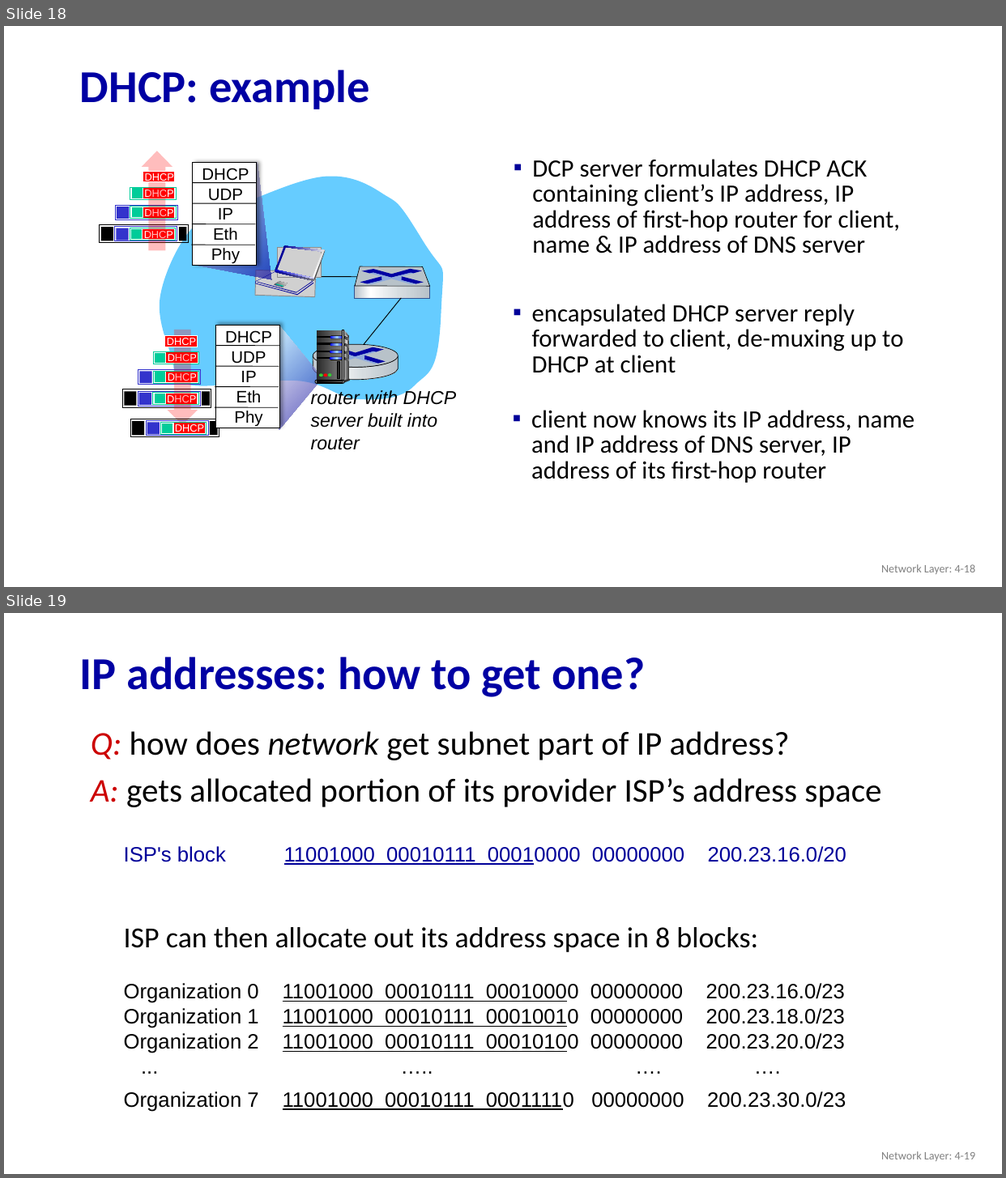
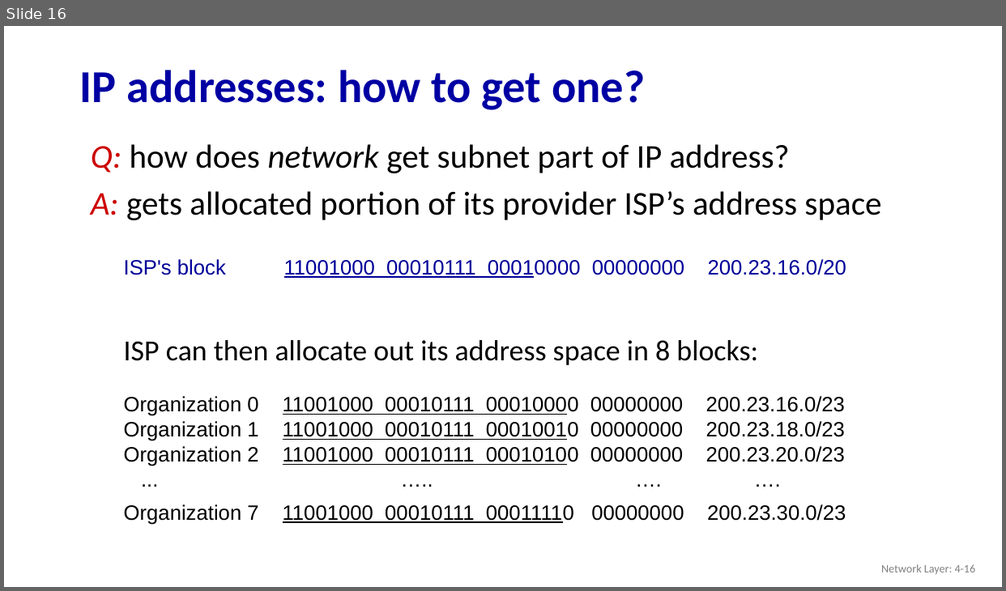
Before and after one commit to guhofstra/CSC175, a slide deck: PPTs/4.3 The Internet Protocol.pptx. Shown one above the other, each under a label of ours: slides 18 and 19 before the commit, slide 16 after it. The pictures are 1006x1178 and 1006x591 pixels, drawn with LibreOffice and Linux fonts; fonts in the diff are those of the drawing; grey boxes stand for pictures. Boxes give left, top, right and bottom in pixels: in the first picture for what was removed or moved away, otherwise in the second. Text is boxed around its words. In the diff, an @@ line names an element or a change of style, - is before the commit and + after.

```diff
--- a/PPTs/4.3 The Internet Protocol.pptx
+++ b/PPTs/4.3 The Internet Protocol.pptx
@@ slide 18 removed at [4, 26, 1002, 587], background #FFFFFF @@
@@ title removed at [80, 70, 370, 109] @@
-DHCP: example
@@ text removed at [532, 159, 900, 254] @@
-▪ DCP server formulates DHCP ACK containing client’s IP address, IP address of first-hop router for client, name & IP address of DNS server
@@ group removed at [99, 151, 187, 250]: 17 rectangles, 4 texts, 1 down arrow @@
-DHCP
-DHCP
-DHCP
-DHCP
@@ freeform shape removed at [157, 175, 448, 400] @@
@@ group removed at [191, 162, 271, 280]: 4 lines, 1 freeform shape, 1 rectangle, 1 text @@
-DHCP
-UDP
-IP
-Eth
-Phy
@@ group removed at [255, 246, 325, 297]: 19 freeform shapes, 2 pictures @@
@@ line removed from (312, 277) to (357, 277) @@
@@ group removed at [355, 267, 430, 298]: 5 freeform shapes, 1 rectangle @@
@@ line removed from (364, 345) to (402, 298) @@
@@ text removed at [532, 304, 903, 373] @@
-▪ encapsulated DHCP server reply forwarded to client, de-muxing up to DHCP at client
@@ rectangle removed at [165, 336, 197, 347] @@
@@ group removed at [122, 330, 211, 426]: 16 rectangles, 3 texts, 1 down arrow @@
-DHCP
-DHCP
-DHCP
@@ text removed at [167, 338, 196, 348] @@
-DHCP
@@ group removed at [313, 345, 398, 380]: 5 freeform shapes, 1 ellipse @@
@@ group removed at [315, 331, 350, 383]: 10 rounded rectangles, 7 freeform shapes, 7 rectangles, 4 ellipses @@
@@ text removed at [311, 390, 456, 450] @@
-router with DHCP
-server built into
-router
@@ group removed at [215, 326, 322, 430]: 4 lines, 1 freeform shape, 1 rectangle, 1 text @@
-DHCP
-UDP
-IP
-Eth
-Phy
@@ text removed at [531, 410, 914, 483] @@
-▪ client now knows its IP address, name and IP address of DNS server, IP address of its first-hop router
@@ group removed at [130, 419, 219, 437]: 8 rectangles, 1 text @@
-DHCP
@@ text removed at [881, 565, 976, 574] @@
-Network Layer: 4-18
@@ what was slide 19 is now slide 16 @@
@@ text at [881, 565, 976, 574]: text changed @@
-Network Layer: 4-19
+Network Layer: 4-16
```
Also in this commit, not shown: 2 other slides removed, 3 other files.
